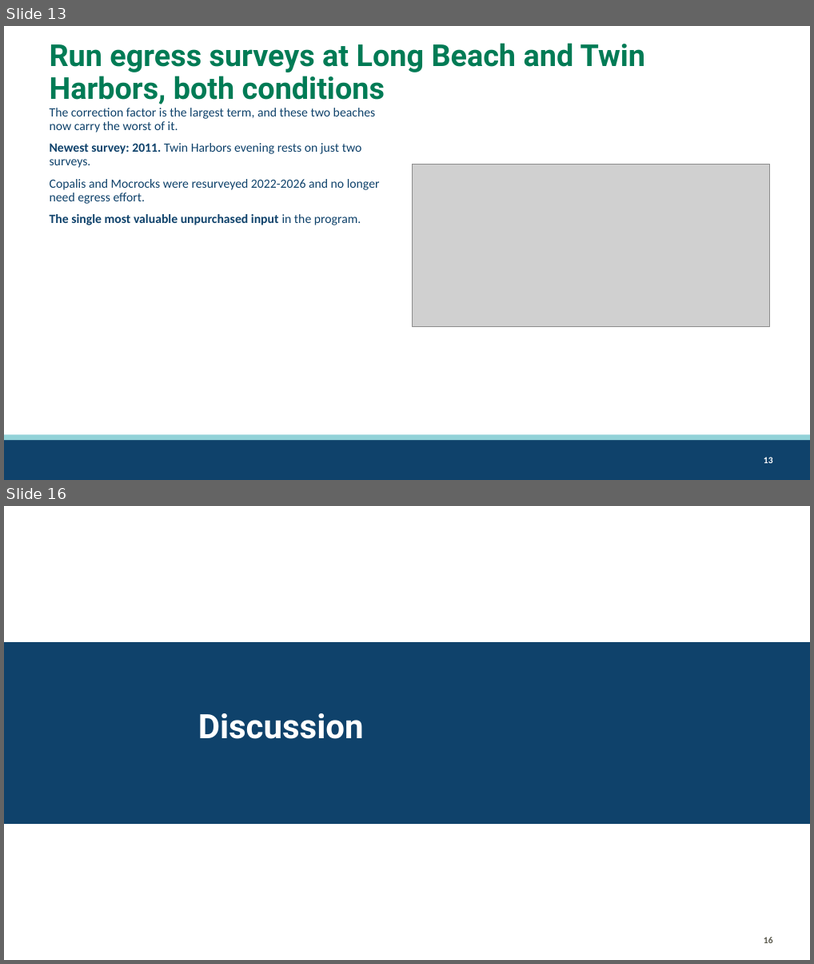
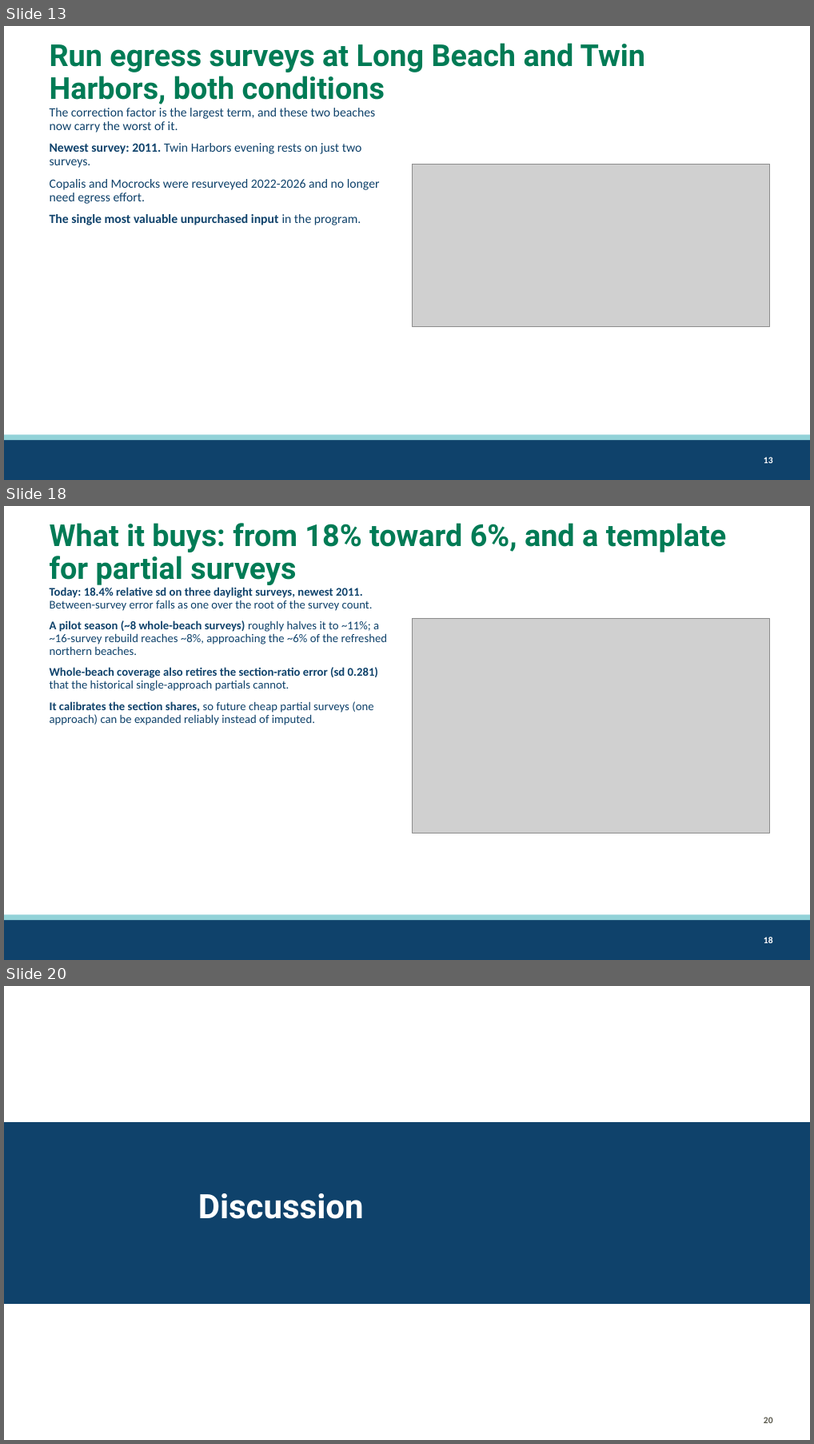
Before and after one commit to mattgeorgephd/razor-clam-harvest-monitoring, a slide deck: 07_presentations/razor-clam-sampling-design.pptx. Shown one above the other, each under a label of ours: slides 13 and 16 before the commit, slides 13, 18 and 20 after it; the slides between them are not shown. The pictures are 814x964 and 814x1444 pixels, drawn with LibreOffice and Linux fonts; fonts in the diff are those of the drawing; grey boxes stand for pictures; background and template pictures are left out. Boxes give left, top, right and bottom in pixels: in the first picture for what was removed or moved away, otherwise in the second. Text is boxed around its words. In the diff, an @@ line names an element or a change of style, - is before the commit and + after.

Commit message:
long beach ingress/egress pilot

```diff
--- a/07_presentations/razor-clam-sampling-design.pptx
+++ b/07_presentations/razor-clam-sampling-design.pptx
@@ slide 18 added at (4, 506, 810, 960), background #FFFFFF; not listed: 3 template elements that a slide beside it also shows @@
@@ title added at (50, 523, 727, 585), 36 pt, text #007B55, bold @@
+What it buys: from 18% toward 6%, and a template for partial surveys
@@ text added at (50, 587, 387, 725), 14 pt, text #0F426B @@
+Today: 18.4% relative sd on three daylight surveys, newest 2011. Between-survey error falls as one over the root of the survey count.
+A pilot season (~8 whole-beach surveys) roughly halves it to ~11%; a ~16-survey rebuild reaches ~8%, approaching the ~6% of the refreshed northern beaches.
+Whole-beach coverage also retires the section-ratio error (sd 0.281) that the historical single-approach partials cannot.
+It calibrates the section shares, so future cheap partial surveys (one approach) can be expanded reliably instead of imputed.
@@ picture added at (413, 618, 770, 832) @@
@@ what was slide 16 is now slide 20 @@
@@ page number at (764, 1416, 774, 1423): text changed @@
-16
+20
```
Also in this commit, not shown: 6 slides changed, 3 other slides added, 5 other files.
